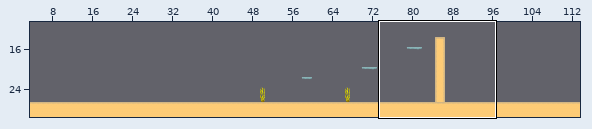
Two states of a Tiled map, assets/maps/nivel0.tmx. Above, an overview of the earlier version with the close-up marked.
Close-up. The starting point:
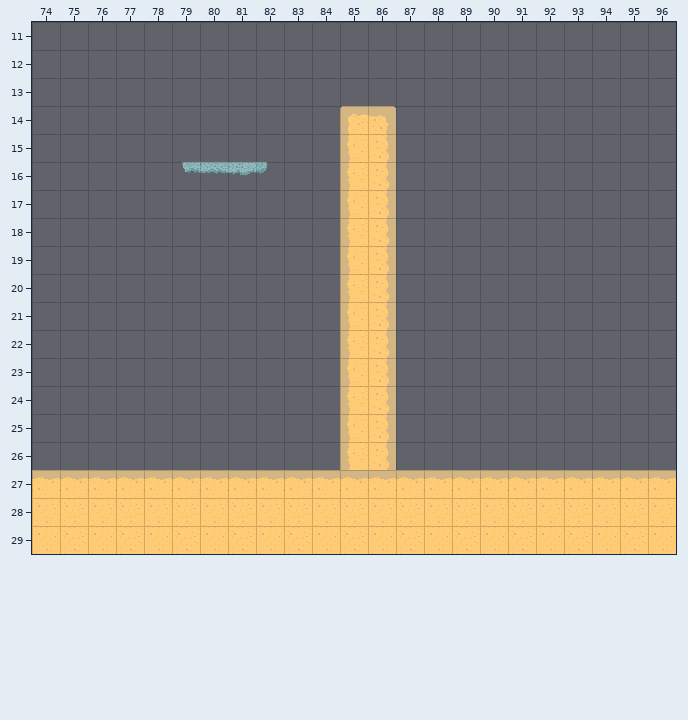
Cells are 32x32 px. Shown: x 74..96, y 11..29.
The same view after the edit:
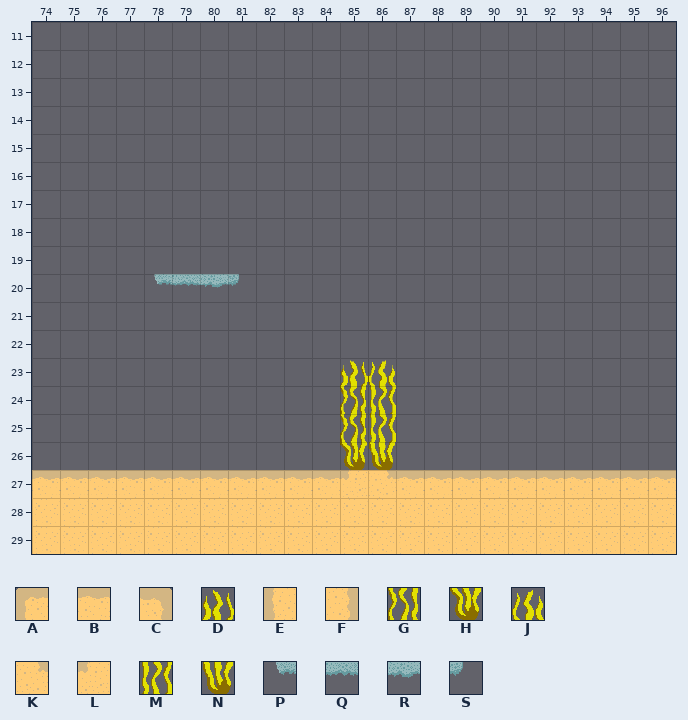
Key: from "Tiles - Beach": A 0, B 1, C 2, D 7, E 12, F 14, G 19, H 31, J 43, K 48, L 49, M 55, N 67, P 112, Q 113, R 114, S 115.
_ is an empty cell, . an unchanged one.
Edits made:
--- layer "Capa de patrones 1"
@@ x 78..86 @@
-14 .......AC
-15 .......EF
-16 .PQRS..EF
-17 .......EF
-18 .......EF
-19 .......EF
-20 ____...EF
-21 .......EF
-22 .......EF
-23 .......EF
-24 .......EF
-25 .......EF
-26 .......EF
-27 .......BB
+14 .......__
+15 .......__
+16 .____..__
+17 .......__
+18 .......__
+19 .......__
+20 PQRS...__
+21 .......__
+22 .......__
+23 .......DJ
+24 .......GM
+25 .......GM
+26 .......HN
+27 .......LK
Where, in picture pixels (left, top, right, bottom), the same in both close-ups:
changed: (340, 106, 396, 498)
removed: (182, 162, 267, 176)
added: (154, 274, 239, 288)
